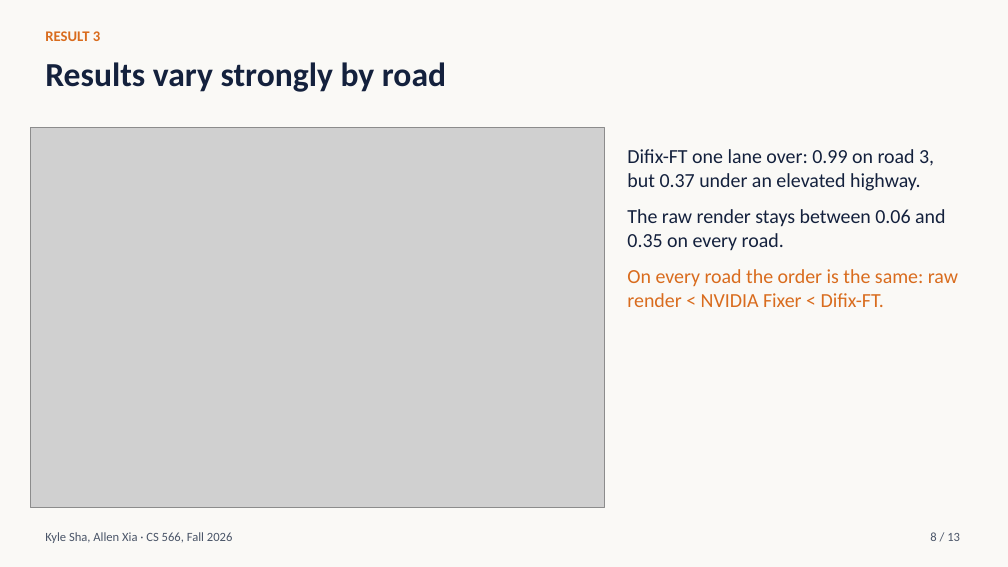
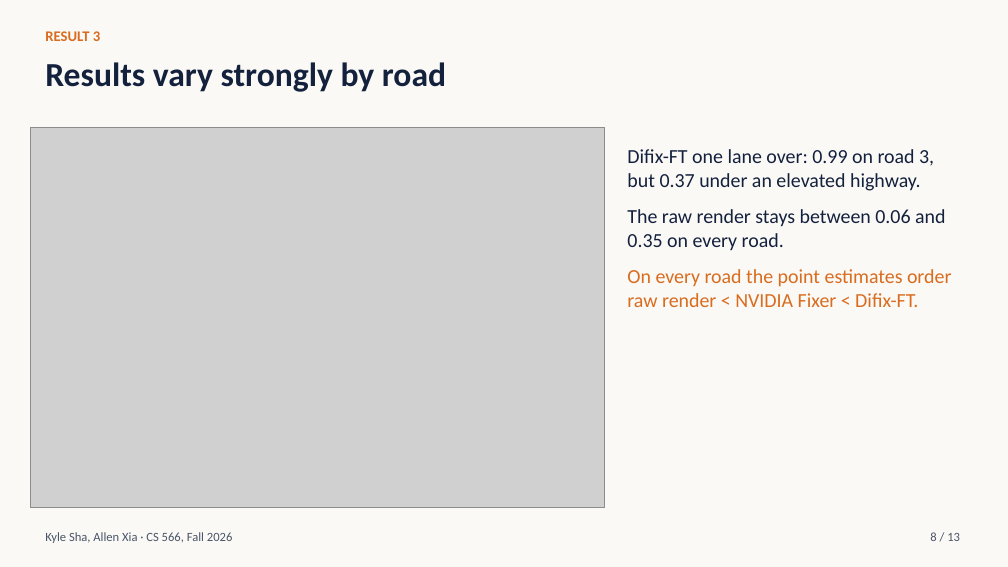
Before and after one commit to ksha23/cs566-drive-sim-trust, a slide deck: slide 8 of presentation/cs566_drive_sim_talk.pptx. Drawn at 1008x567 pixels with LibreOffice and Linux fonts; fonts in the diff are those of the drawing; grey boxes stand for pictures. Boxes give left, top, right and bottom in pixels: in the first picture for what was removed or moved away, otherwise in the second. Text is boxed around its words. In the diff, an @@ line names an element or a change of style, - is before the commit and + after.

```diff
--- a/presentation/cs566_drive_sim_talk.pptx
+++ b/presentation/cs566_drive_sim_talk.pptx
@@ text at (x1=627, y1=269, x2=951, y2=307): text changed @@
-On every road the order is the same: raw render < NVIDIA Fixer < Difix-FT.
+On every road the point estimates order raw render < NVIDIA Fixer < Difix-FT.
```
Also in this commit, not shown: 5 other files.
